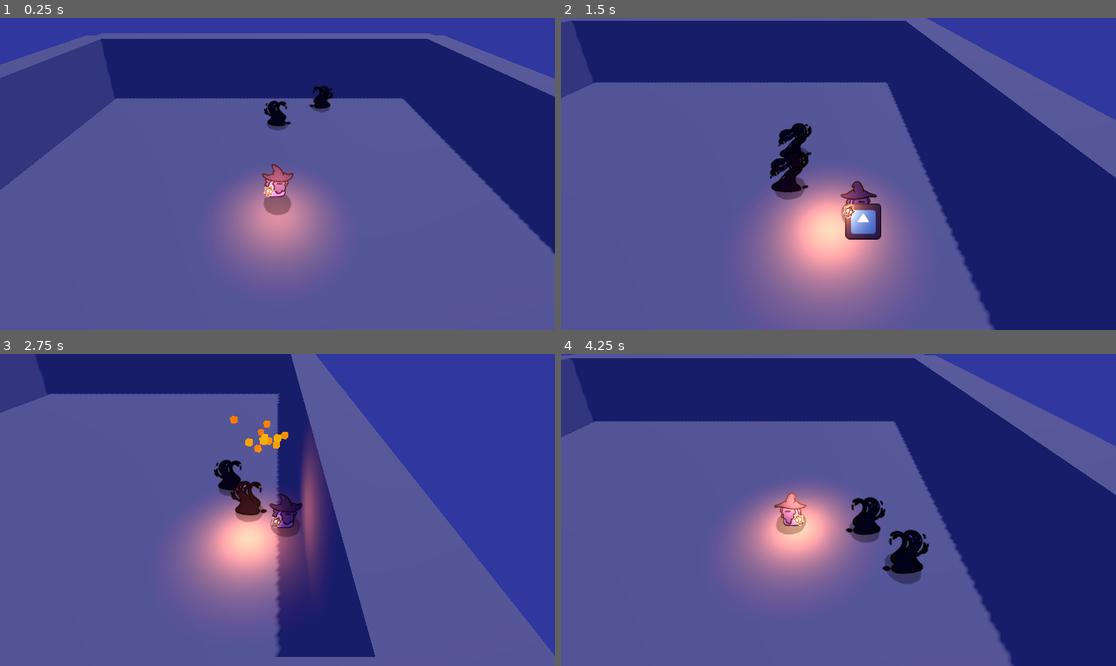
Above: before the commit, frames 1-4 (two rows, left to right).
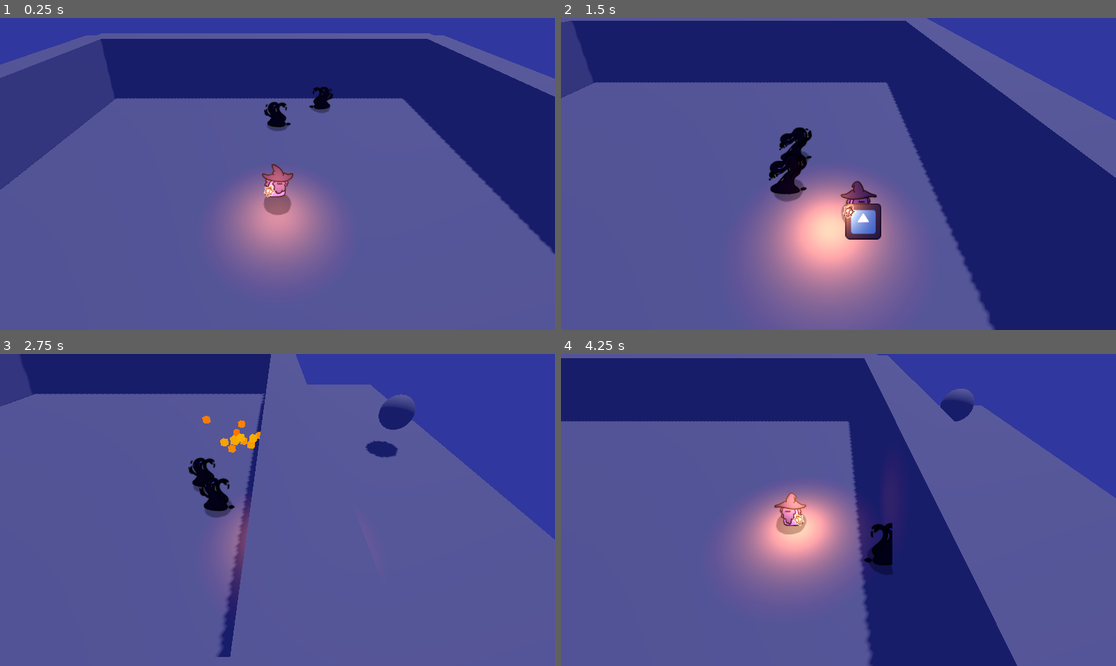
Above: after the commit, the same moments.

Repository: YhagoTomasini/GMTK_026
Game: Godot game, scene res://Scenes/world.tscn
Same seed, same stepped clock (60 frames per second), same inputs: the game is played once before the commit and once after it. The engine's default icon, where the game draws it, is replaced by a stand-in: a white triangle on a blue panel in a dark square.
Inputs (mouse positions are in pixels of both pictures, inside the frame that each line leads up to):
- Up to frame 1 (0.25 s): no input
- Up to frame 2 (1.5 s): tap Enter (ui_accept) at 0.5, 0.77 s; move the mouse to (960, 158) at 0.52 s; hold Right (ui_right) 0.53-1.28 s; hold Right mouse button (magic) 0.53-1.28 s; move the mouse to (727, 189) at 1.27 s; hold Down (ui_down) from 1.28 s (still down); click (727, 189) at 1.35 s
- Up to frame 3 (2.75 s): tap Enter (ui_accept) at 1.52 s; move the mouse to (333, 441) at 2.02 s; release Down (ui_down) at 2.03 s; hold Right (ui_right) from 2.03 s (still down); hold Right mouse button (magic) from 2.03 s (still down)
- Up to frame 4 (4.25 s): move the mouse to (810, 572) at 2.77 s; release Right (ui_right) at 2.78 s; release Right mouse button (magic) at 2.78 s; hold Up (ui_up) 2.78-3.53 s; click (810, 572) at 2.85 s; tap Enter (ui_accept) at 3.02, 3.77 s; move the mouse to (1005, 556) at 3.52 s; hold Left (ui_left) from 3.53 s (still down); hold Right mouse button (magic) from 3.53 s (still down)

The runs differ from the first frame. In frame 1, 0.2% of the frame differs, in the area x 47-61%, y 21-37%; in frame 2, 0.5%; in frame 3, 28%; in frame 4, 41%, in the area x 0-100%, y 0-100%.

Commit message:
Spawn do inimigos

Diff:
--- /dev/null
+++ b/gmtk-026/Prefabs/pivo_spawner.tscn
@@ -0,0 +1,21 @@
+[gd_scene load_steps=4 format=3 uid="uid://b46rsxkdcyehr"]
+
+[ext_resource type="Script" uid="uid://ccdhvauxtet5o" path="res://Scripts/pivo_spawner.gd" id="1_rn8xn"]
+[ext_resource type="PackedScene" uid="uid://cncvv1t8mmyyw" path="res://Prefabs/slime_1.tscn" id="2_e28x4"]
+
+[sub_resource type="SphereMesh" id="SphereMesh_e28x4"]
+
+[node name="pivo_spawner" type="Node3D"]
+script = ExtResource("1_rn8xn")
+arraysDeEnemys = Array[PackedScene]([ExtResource("2_e28x4")])
+
+[node name="Marker3D" type="Marker3D" parent="."]
+transform = Transform3D(1, 0, 0, 0, 1, 0, 0, 0, 1, 10, 0, 0)
+
+[node name="MeshInstance3D" type="MeshInstance3D" parent="Marker3D"]
+mesh = SubResource("SphereMesh_e28x4")
+
+[node name="Timer" type="Timer" parent="."]
+wait_time = 2.0
+
+[connection signal="timeout" from="Timer" to="." method="_on_timer_timeout"]
--- a/gmtk-026/Scenes/world.tscn
+++ b/gmtk-026/Scenes/world.tscn
@@ -6,6 +6,7 @@
 [ext_resource type="Texture2D" uid="uid://cnjsmjd1slrss" path="res://Assets/Animation_gmtk026.png" id="5_5ukr8"]
 [ext_resource type="PackedScene" uid="uid://cncvv1t8mmyyw" path="res://Prefabs/slime_1.tscn" id="5_5v1tr"]
 [ext_resource type="Script" uid="uid://cwxh86jtpvy6y" path="res://Scripts/shadow.gd" id="6_o06y3"]
+[ext_resource type="PackedScene" uid="uid://b46rsxkdcyehr" path="res://Prefabs/pivo_spawner.tscn" id="7_o06y3"]
 
 [sub_resource type="ProceduralSkyMaterial" id="ProceduralSkyMaterial_rgh2o"]
 sky_top_color = Color(0.56141526, 0.6186141, 0.864485, 1)
@@ -23,8 +24,9 @@
 tonemap_mode = 2
 
 [sub_resource type="NavigationMesh" id="NavigationMesh_pbw6q"]
-vertices = PackedVector3Array(-7.5232525, 1.5, -7.0000005, -7.5232525, 1.5, -6.5000005, 6.4767475, 1.5, -6.5000005, 6.4767475, 1.5, -7.0000005, -6.5232525, -0.5, -5.7500005, -6.5232525, -0.5, 5.9999995, 5.4767475, -0.5, 5.9999995, 5.4767475, -0.5, -5.7500005)
-polygons = [PackedInt32Array(3, 2, 0), PackedInt32Array(0, 2, 1), PackedInt32Array(7, 6, 4), PackedInt32Array(4, 6, 5)]
+vertices = PackedVector3Array(-11.475168, -0.79999995, -7, -11.475168, -0.79999995, 11, 11.524832, -0.79999995, 11, 11.524832, -0.79999995, -7)
+polygons = [PackedInt32Array(3, 2, 0), PackedInt32Array(0, 2, 1)]
+cell_height = 0.1
 
 [sub_resource type="StandardMaterial3D" id="StandardMaterial3D_5ukr8"]
 albedo_color = Color(0.34117648, 0.27450982, 0.36862746, 1)
@@ -48,50 +50,24 @@
 [node name="NavigationRegion3D" type="NavigationRegion3D" parent="."]
 navigation_mesh = SubResource("NavigationMesh_pbw6q")
 
-[node name="CSGCombiner3D" type="CSGCombiner3D" parent="NavigationRegion3D"]
+[node name="chão" type="CSGCombiner3D" parent="NavigationRegion3D"]
 transform = Transform3D(1, 0, 0, 0, 1, 0, 0, 0, 1, 0.033549786, 0, 0)
 use_collision = true
 
-[node name="CSGBox3D" type="CSGBox3D" parent="NavigationRegion3D/CSGCombiner3D"]
-transform = Transform3D(1, 0, 0, 0, 1, 0, 0, 0, 1, -0.856802, -1.5, 0)
+[node name="CSGBox3D" type="CSGBox3D" parent="NavigationRegion3D/chão"]
+transform = Transform3D(1, 0, 0, 0, 1, 0, 0, 0, 1, -0.062215805, -1.5, 1.9603882)
 material_override = SubResource("StandardMaterial3D_5ukr8")
 gi_mode = 2
 use_collision = true
-size = Vector3(14, 1, 15)
-
-[node name="CSGBox3D2" type="CSGBox3D" parent="NavigationRegion3D/CSGCombiner3D"]
-transform = Transform3D(1, 0, 0, 0, 1, 0, 0, 0, 1, -7.5568027, -0.5, 0)
-material_override = SubResource("StandardMaterial3D_5ukr8")
-gi_mode = 2
-use_collision = true
-size = Vector3(1, 3, 14.2)
-
-[node name="CSGBox3D3" type="CSGBox3D" parent="NavigationRegion3D/CSGCombiner3D"]
-transform = Transform3D(1, 0, 0, 0, 1, 0, 0, 0, 1, 6.4431973, -0.5, 0)
-material_override = SubResource("StandardMaterial3D_5ukr8")
-gi_mode = 2
-use_collision = true
-size = Vector3(1, 3, 14.2)
-
-[node name="CSGBox3D4" type="CSGBox3D" parent="NavigationRegion3D/CSGCombiner3D"]
-transform = Transform3D(-4.371139e-08, 0, 1, 0, 1, 0, -1, 0, -4.371139e-08, -0.55680275, -0.5, 7)
-material_override = SubResource("StandardMaterial3D_5ukr8")
-gi_mode = 2
-use_collision = true
-size = Vector3(1, 3, 14.2)
-
-[node name="CSGBox3D5" type="CSGBox3D" parent="NavigationRegion3D/CSGCombiner3D"]
-transform = Transform3D(-4.371139e-08, 0, 1, 0, 1, 0, -1, 0, -4.371139e-08, -0.55680275, -0.5, -7)
-material_override = SubResource("StandardMaterial3D_5ukr8")
-gi_mode = 2
-use_collision = true
-size = Vector3(1, 3, 14.2)
+size = Vector3(23.893005, 1, 18.920776)
 
 [node name="Slime_1" parent="NavigationRegion3D" instance=ExtResource("5_5v1tr")]
 transform = Transform3D(1, 0, 0, 0, 1, 0, 0, 0, 1, 0, 0, -3.037075)
 
 [node name="Slime_2" parent="NavigationRegion3D" instance=ExtResource("5_5v1tr")]
 transform = Transform3D(1, 0, 0, 0, 1, 0, 0, 0, 1, 1.6252732, 0, -4.0693426)
+
+[node name="pivo_spawner" parent="NavigationRegion3D" instance=ExtResource("7_o06y3")]
 
 [node name="player" parent="." node_paths=PackedStringArray("cam") instance=ExtResource("3_5a7ea")]
 cam = NodePath("../Main_Cam")
@@ -103,3 +79,40 @@
 texture = ExtResource("5_5ukr8")
 script = ExtResource("6_o06y3")
 player = NodePath("../player")
+
+[node name="Parede" type="CSGCombiner3D" parent="."]
+transform = Transform3D(1, 0, 0, 0, 1, 0, 0, 0, 1, 0.033549786, 0, 0)
+use_collision = true
+collision_layer = 2
+
+[node name="CSGBox3D6" type="CSGBox3D" parent="Parede"]
+transform = Transform3D(1, 0, 0, 0, 1, 0, 0, 0, 1, -7.5568027, -0.5, 0)
+layers = 2
+material_override = SubResource("StandardMaterial3D_5ukr8")
+gi_mode = 2
+use_collision = true
+size = Vector3(1, 3, 14.2)
+
+[node name="CSGBox3D7" type="CSGBox3D" parent="Parede"]
+transform = Transform3D(1, 0, 0, 0, 1, 0, 0, 0, 1, 6.4431973, -0.5, 0)
+layers = 2
+material_override = SubResource("StandardMaterial3D_5ukr8")
+gi_mode = 2
+use_collision = true
+size = Vector3(1, 3, 14.2)
+
+[node name="CSGBox3D8" type="CSGBox3D" parent="Parede"]
+transform = Transform3D(-4.371139e-08, 0, 1, 0, 1, 0, -1, 0, -4.371139e-08, -0.55680275, -0.5, 7)
+layers = 2
+material_override = SubResource("StandardMaterial3D_5ukr8")
+gi_mode = 2
+use_collision = true
+size = Vector3(1, 3, 14.2)
+
+[node name="CSGBox3D9" type="CSGBox3D" parent="Parede"]
+transform = Transform3D(-4.371139e-08, 0, 1, 0, 1, 0, -1, 0, -4.371139e-08, -0.55680275, -0.5, -7)
+layers = 2
+material_override = SubResource("StandardMaterial3D_5ukr8")
+gi_mode = 2
+use_collision = true
+size = Vector3(1, 3, 14.2)
--- a/gmtk-026/Scripts/fireball.gd
+++ b/gmtk-026/Scripts/fireball.gd
@@ -15,6 +15,7 @@
 	explosion_fire_instanciate.global_transform = global_transform
 	add_sibling(explosion_fire_instanciate)
 
+
 func _on_body_entered(body: Node3D) -> void:
 	explosion_particles()
 	body.takeDamage()
--- /dev/null
+++ b/gmtk-026/Scripts/pivo_spawner.gd
@@ -0,0 +1,22 @@
+extends Node3D
+
+@onready var pivo_spawner: Node3D = $"."
+@export var arraysDeEnemys : Array[PackedScene]
+@onready var marker_3d: Marker3D = $Marker3D
+@onready var timer: Timer = $Timer
+
+
+func _ready() -> void:
+	await get_tree().create_timer(1).timeout
+	timer.start()
+
+func spawn():
+	var escolido = arraysDeEnemys.pick_random()
+	var enemy_instance = escolido.instantiate()
+	add_sibling(enemy_instance)
+	enemy_instance.global_position = marker_3d.global_position
+
+func _on_timer_timeout() -> void:
+	spawn()
+	await get_tree().create_timer(1).timeout
+	pivo_spawner.global_rotation = Vector3(0, randf_range(0, TAU), 0)
Not shown: 1 places in gmtk-026/Scenes/world.tscn that only renumber resources
Not shown, added: gmtk-026/Scripts/pivo_spawner.gd.uid
